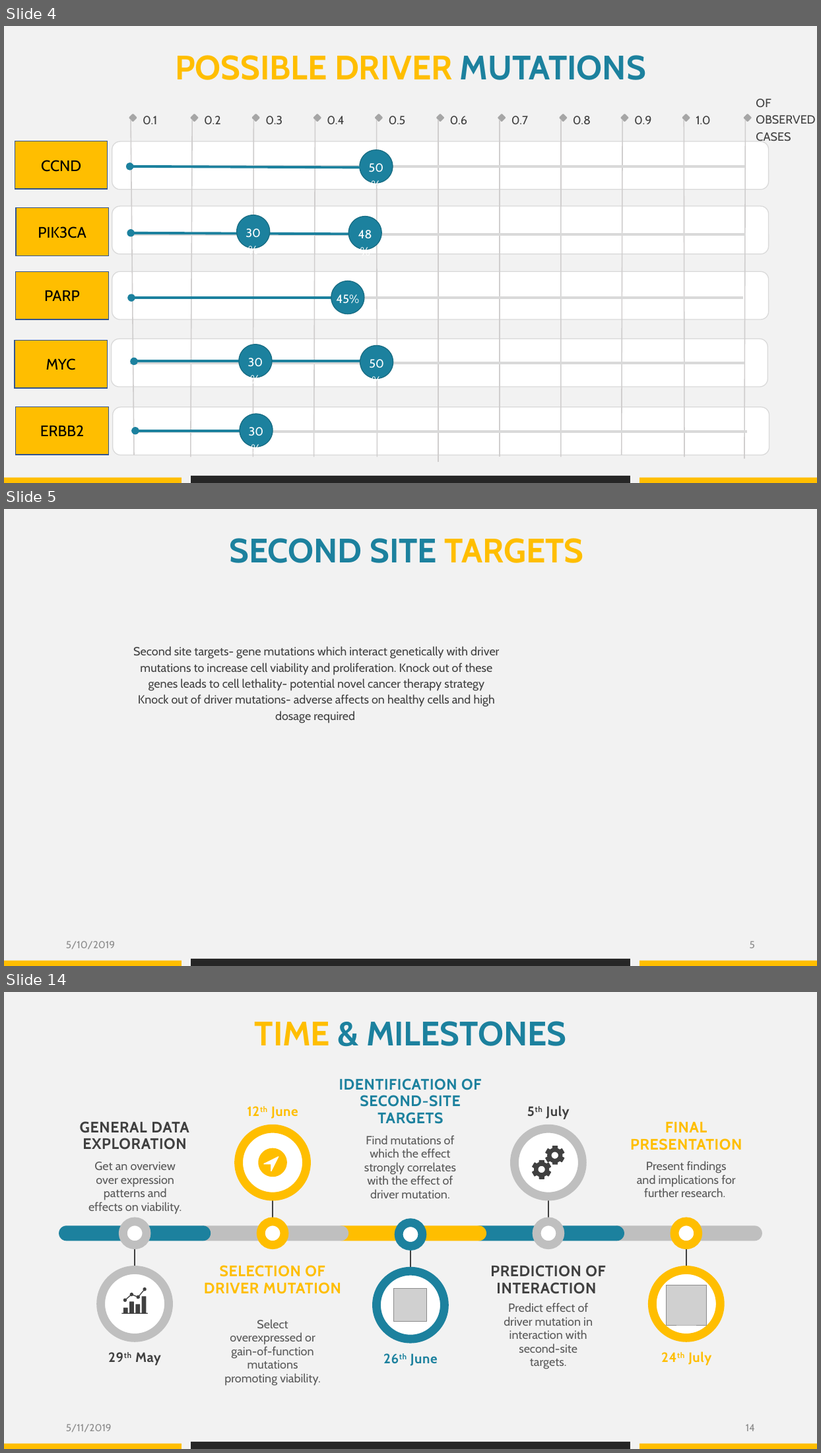
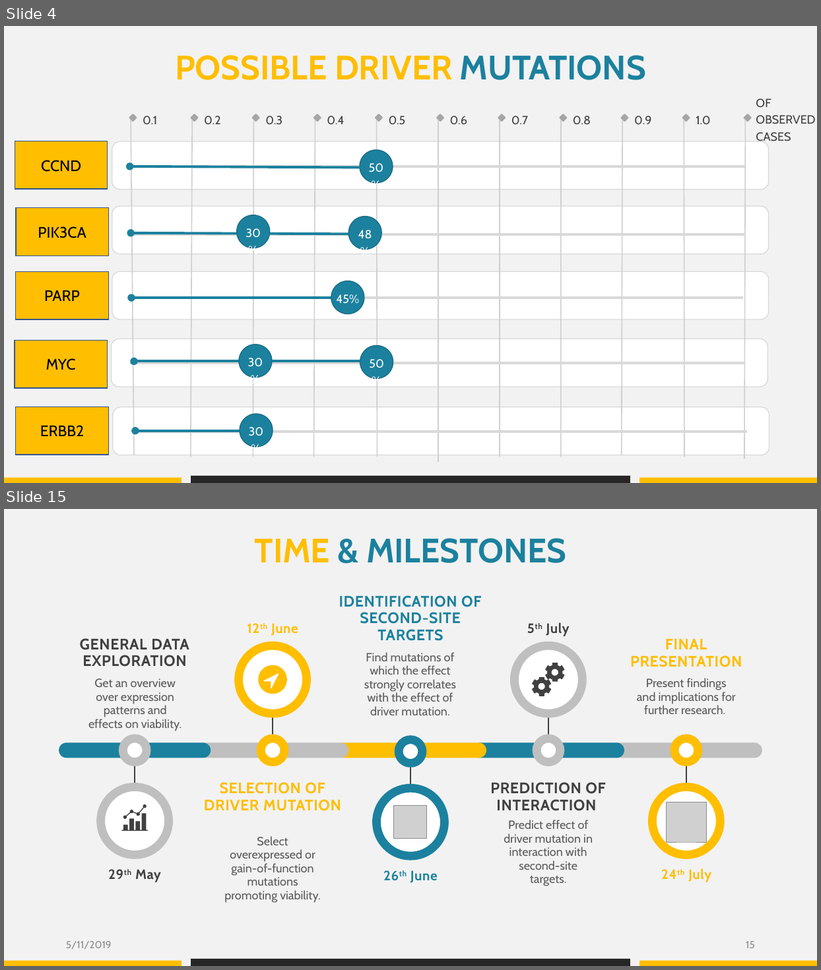
Before and after one commit to datascience-mobi/group-04-project-1-4, a slide deck: Project proposal_presentation_V1.pptx. Shown one above the other, each under a label of ours: slides 4, 5 and 14 before the commit, slides 4 and 15 after it; the slides between them are not shown. The pictures are 821x1453 and 821x970 pixels, drawn with LibreOffice and Linux fonts; fonts in the diff are those of the drawing; grey boxes stand for pictures. Boxes give left, top, right and bottom in pixels: in the first picture for what was removed or moved away, otherwise in the second. Text is boxed around its words. In the diff, an @@ line names an element or a change of style, - is before the commit and + after.

Commit message:
Update_Folien

```diff
--- a/Project proposal_presentation_V1.pptx
+++ b/Project proposal_presentation_V1.pptx
@@ slide 5 removed at bbox=[4, 509, 817, 966], background #F2F2F2 @@
@@ text removed at bbox=[229, 538, 584, 563] @@
-SECOND SITE TARGETS
@@ text removed at bbox=[133, 646, 499, 723] @@
-Second site targets- gene mutations which interact genetically with driver mutations to increase cell viability and proliferation. Knock out of these genes leads to cell lethality- potential novel cancer therapy strategy
-Knock out of driver mutations- adverse affects on healthy cells and high dosage required
@@ text removed at bbox=[66, 941, 115, 949] @@
-5/10/2019
@@ page number removed at bbox=[750, 941, 755, 949] @@
-5
@@ rectangle removed at bbox=[4, 961, 182, 966] @@
@@ rectangle removed at bbox=[191, 959, 630, 966] @@
@@ rectangle removed at bbox=[640, 961, 817, 966] @@
@@ what was slide 14 is now slide 15 @@
@@ page number at bbox=[746, 941, 755, 949]: text changed @@
-14
+15
```
Also in this commit, not shown: 15 slides changed, 2 slides added.
